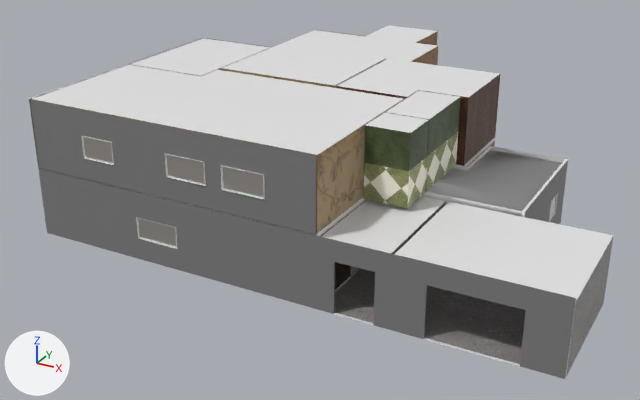
What one commit did to the FBX model SilenceInTheHouse/Assets/Models/House_Carcass.fbx.
Before and after are seen from a 50 mm camera at (28.4, -50.2, 21.3) aimed at (5.3, -8.2, 0.3). Arrows for +X, +Y and +Z are at lower left; the lights stay in place. The older version comes first. Where no turn or scale is listed for an object, it has been applied to the vertices. Vertices at exactly the same position are counted once.

Script lines for the objects in view, before the commit:
```python
me_cylinder_001 = bpy.data.meshes.new('Cylinder.001')
me_cylinder_001.from_pydata(...)  # 670 vertices, 409 faces; spans x -11.8..22.5, y -18.8..5.9, z 0.0..7.6
me_cylinder_001.materials.append(mat_x)  # white #e7e7e7
me_cylinder_003 = bpy.data.meshes.new('Cylinder.003')
me_cylinder_003.from_pydata(...)  # 52 vertices, 32 faces; spans x 10.92..13.28, y -14.08..-7.57, z 3.81..7.63
# faces by material slot: [10, 22]
me_cylinder_003.materials.append(mat_bathroom1)  # picture img_bathroom1_png
me_cylinder_003.materials.append(mat_bathroom2)  # picture img_bathroom2_png
me_cylinder_021 = bpy.data.meshes.new('Cylinder.021')
me_cylinder_021.from_pydata(...)  # 105 vertices, 40 faces; spans x -7.6..22.5, y -18.8..2.3, z 0.0..7.6
me_cylinder_021.materials.append(mat_outside)  # grey #7f7f7f
me_cylinder_028 = bpy.data.meshes.new('Cylinder.028')
me_cylinder_028.from_pydata(...)  # 24 vertices, 10 faces; spans x 14.39..22.52, y -18.8..-11.85, z 0.0..3.59
me_cylinder_028.materials.append(mat_concrete_surfacing)  # picture img_concrete_surfacing_png
ob_bathroom = bpy.data.objects.new('bathroom', me_cylinder_003)
ob_bathroom.location = (0.0, 0.0, 0.0)
ob_garage = bpy.data.objects.new('garage', me_cylinder_028)
ob_garage.location = (0.0, 0.0, 0.0)
ob_house = bpy.data.objects.new('House', me_cylinder_001)
ob_house.location = (0.0, 0.0, 0.0)
ob_outside = bpy.data.objects.new('outside', me_cylinder_021)
ob_outside.location = (0.0, 0.0, 0.0)
# also in view: 'Window' at (5.4, -6.6, 4.1); 'livingroom' at (3.1, -10.5, 3.8); 'Floor_Garage' at (16.7, -15.3, 0.0); 'pantry' at (10.1, -5.6, 5.7)
```
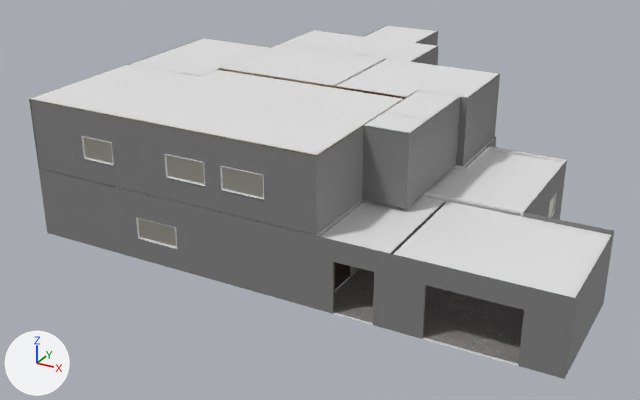
The newer file is also rescaled (x0.001), turned or shifted as a whole; pictures and numbers use the older file's frame.

What differs and where, as boxes (x1, y1, x2, y2) in the pictures (640 x 400 px; the box of a moved part takes in the faces that stretch with it):
'outside', reshaped (7% wider)
    before: (29, 38, 576, 379)
    after: (29, 26, 614, 379)
'House', reshaped
    before: (29, 25, 613, 378)
    after: (31, 25, 612, 366)
'bathroom', moved
    before: (364, 97, 461, 208)
    after: (366, 97, 460, 134)
part 1 of me_cylinder_001, moved or reshaped
    before: (316, 30, 613, 374)
    after: (33, 31, 612, 366)
part 2 of me_cylinder_021, reshaped
    before: (41, 156, 568, 235)
    after: (40, 26, 614, 377)
part 3 of me_cylinder_021, moved or reshaped
    both: (29, 99, 315, 309)
part 4 of me_cylinder_021, moved or reshaped
    before: (315, 235, 576, 379)
    after: (315, 236, 575, 379)
'livingroom', unchanged, covered by the edit
    before: (31, 59, 495, 237)
    after: (31, 60, 487, 237)
'pantry', unchanged, covered by the edit
    before: (336, 74, 500, 166)
    after: (334, 75, 498, 99)
'garage', unchanged, covered by the edit
    before: (423, 237, 613, 377)
    after: (422, 285, 426, 338)

Diff of the bpy script that builds the scene:
```diff
--- a/SilenceInTheHouse/Assets/Models/House_Carcass.fbx.py
+++ b/SilenceInTheHouse/Assets/Models/House_Carcass.fbx.py
@@ me_cylinder_001 @@
 # used by ob_house; location = (0.0, 0.0, 0.0)
-me_cylinder_001.from_pydata(...)  # 670 vertices, 409 faces; spans x -11.8..22.5, y -18.8..5.9, z 0.0..7.6
+me_cylinder_001.from_pydata(...)  # 737 vertices, 422 faces; spans x -11.8..22.4, y -18.8..5.9, z 0.0..7.6
+# me_cylinder_001 part 1: 63 vertices moved from x -11.8..22.5, y -18.8..5.9, z 0.0..7.6 to x -11.8..22.4, y -18.8..5.9, z 0.0..7.6; 43 vertices removed from x -11.8..18.4, y -18.7..5.7, z 0.0..6.2; 106 vertices added at x -11.8..22.4, y -18.7..5.9, z 0.0..7.6
+# other edits to the shape of me_cylinder_001 do not show in these pictures
 me_cylinder_001.materials.append(mat_x)
@@ me_cylinder_003 @@
 # used by ob_bathroom; location = (0.0, 0.0, 0.0)
-me_cylinder_003.from_pydata(...)  # 52 vertices, 32 faces; spans x 10.92..13.28, y -14.08..-7.57, z 3.81..7.63
+me_cylinder_003.from_pydata(...)  # 52 vertices, 32 faces; spans x 10.89..13.24, y -14.09..-7.61, z 3.8..7.6
+# me_cylinder_003 part 5: the whole mesh is scaled about its middle by 0.997, then moved by (-0.04, -0.03, -0.02)
 me_cylinder_003.materials.append(mat_bathroom1)
@@ me_cylinder_021 @@
 # used by ob_outside; location = (0.0, 0.0, 0.0)
-me_cylinder_021.from_pydata(...)  # 105 vertices, 40 faces; spans x -7.6..22.5, y -18.8..2.3, z 0.0..7.6
+me_cylinder_021.from_pydata(...)  # 135 vertices, 58 faces; spans x -7.5..22.5, y -18.8..6.0, z 0.0..7.6
+# me_cylinder_021 part 2: 21 vertices removed from x -0.9..18.4, y -18.8..2.3, z 0.0..7.6; 51 vertices added at x -0.9..22.5, y -18.8..6.0, z 0.0..7.6
+# me_cylinder_021 part 3: 7 vertices moved within x -6.1, y -18.7..-10.9, z 0.0..7.6; 23 vertices removed from x -7.6..-6.1, y -18.8..-3.4, z 0.0..7.6; 23 vertices added at x -7.5..-6.0, y -18.8..-3.5, z 0.0..7.6
+# me_cylinder_021 part 4: 2 vertices moved from x 20.6, y -18.8, z 0.0..2.7 to x 20.5, y -18.8, z 0.0..2.7
 me_cylinder_021.materials.append(mat_outside)
```
